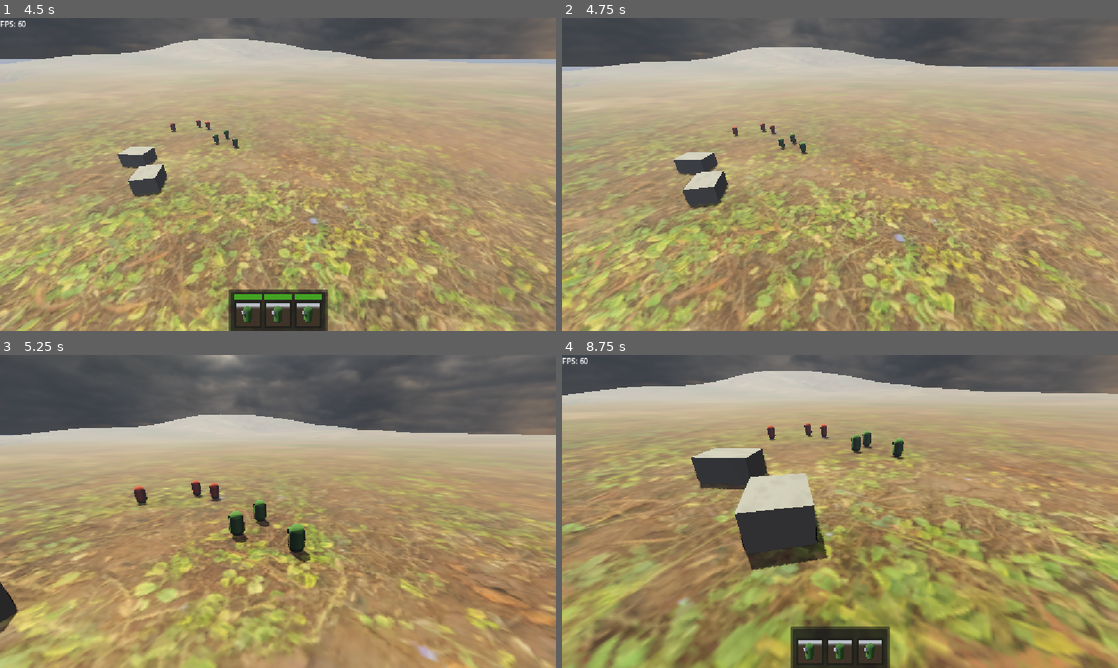
Above: before the commit, frames 1-4 (two rows, left to right).
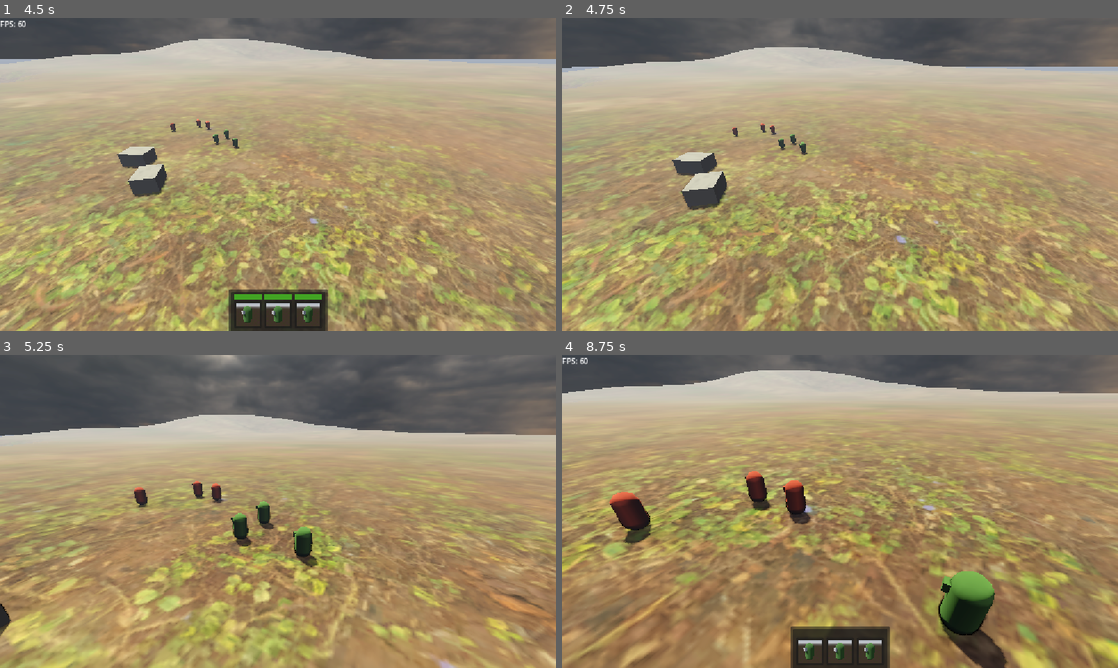
Above: after the commit, the same moments.

Repository: ssammarshall/RTS
Game: Godot game, scene res://world/maps/map_0.tscn
Same seed, same stepped clock (60 frames per second), same inputs: the game is played once before the commit and once after it. Sound files missing from this copy of the repository are replaced by a short silence.
Inputs (mouse positions are in pixels of both pictures, inside the frame that each line leads up to):
- Up to frame 1 (4.5 s): click (250, 315) at 0.52 s; tap Enter (Enter) at 1.25 s; move the mouse to (400, 158) at 1.27 s; hold A (A) 1.28-2 s; click (400, 158) at 1.42 s; tap D (D) at 1.55 s; drag from (166, 190) to (250, 237) at 2.02 s; move the mouse to (333, 105) at 2.77 s; hold E (E) 2.78-3.5 s; tap R (R) at 3.05 s; drag from (250, 237) to (111, 127) at 3.52 s; move the mouse to (444, 221) at 4.27 s; hold Backspace (Backspace) from 4.28 s (still down); hold S (S) from 4.28 s (still down)
- Up to frame 2 (4.75 s): keep holding Backspace (Backspace); keep holding S (S); tap V (V) at 4.55 s
- Up to frame 3 (5.25 s): keep holding Backspace (Backspace); move the mouse to (233, 508) at 5.02 s; release S (S) at 5.03 s; tap V (V) at 5.1 s
- Up to frame 4 (8.75 s): tap W (W) at 5.3 s; move the mouse to (845, 511) at 5.77 s; hold W (W) 5.78-6.5 s; tap X (X) at 6.05 s; release Backspace (Backspace) at 6.5 s; drag from (756, 433) to (728, 527) at 6.52 s; move the mouse to (962, 495) at 7.27 s; hold Z (Z) 7.28-8 s; tap A (A) at 7.55 s; drag from (728, 527) to (812, 574) at 8.02 s

Frame 1 is identical in both runs. In frame 2, 12% of the frame differs, in the area x 0-100%, y 9-100%; in frame 3, 19%; in frame 4, 42%, in the area x 0-100%, y 4-100%.

Commit message:
Change: swap flight time determined by distance; wind plays every flight, to and from the unit regardless of distance

Diff:
--- a/camera/modules/third_person_camera.gd
+++ b/camera/modules/third_person_camera.gd
@@ -3,7 +3,9 @@
 # the terrain and buildings, and the camera's h_offset puts the unit off to one side. Flying in blends the RTS camera
 # (arm 0) into that; flying out blends back to the RTS height and pitch it came from, centred on the unit.
 
-const FLY_TIME := 0.8
+const MIN_FLY_TIME := 0.6
+const MAX_FLY_TIME := 1.0
+const FAR_FLIGHT := 100.0
 const PITCH := -0.3
 const MIN_PITCH := -1.3
 const MAX_PITCH := 0.4
@@ -15,13 +17,13 @@
 const ZOOM_RATE := 10.0
 const LOOK := 0.0025
 const MIN_RTS_HEIGHT := 10.0
-const WIND_DISTANCE := 40.0
-const WIND_SPEED := 120.0
+const WIND_VOLUME := -8.0
 
 enum Flight { NONE, IN, OUT }
 
 var distance := 5.0
 var flight := Flight.NONE
+var fly_time := 0.0
 var _t := 0.0
 var _from_position := Vector3.ZERO
 var _from_pitch := 0.0
@@ -31,13 +33,11 @@
 var _rts_pitch := 0.0
 var _spot := Vector3.ZERO
 var _rise := 0.0
-var _last_eye := Vector3.ZERO
 
 func fly_in(camera_rig: CameraRig) -> void:
 	_rts_height = camera_rig.user.global_position.y
 	_rts_pitch = camera_rig.rotation.x
 	_start(camera_rig, Flight.IN)
-	if camera_rig.wind.stream and _last_eye.distance_to(_spot) > WIND_DISTANCE: camera_rig.wind.play()
 
 func fly_out(camera_rig: CameraRig) -> void:
 	if flight != Flight.OUT: _start(camera_rig, Flight.OUT)
@@ -61,15 +61,12 @@
 		return
 	_t += delta
 	var into := flight == Flight.IN
-	var blend := smoothstep(0.0, FLY_TIME, _t)
+	var blend := smoothstep(0.0, fly_time, _t)
 	camera_rig.user.global_position = _from_position.lerp(pivot if into else _rts_spot(camera_rig), blend)
 	camera_rig.rotation.x = lerpf(_from_pitch, PITCH if into else _rts_pitch, blend)
 	arm.spring_length = lerpf(_from_arm, distance if into else 0.0, blend)
 	camera_rig.camera.h_offset = lerpf(_from_shoulder, SHOULDER if into else 0.0, blend)
-	var eye := camera_rig.camera.global_position
-	if camera_rig.wind.playing: camera_rig.wind.volume_db = linear_to_db(clampf(eye.distance_to(_last_eye) / delta / WIND_SPEED, 0.01, 1.0))
-	_last_eye = eye
-	if _t < FLY_TIME: return
+	if _t < fly_time: return
 	flight = Flight.NONE
 	camera_rig.wind.stop()
 	if not into: camera_rig.land()
@@ -81,8 +78,14 @@
 	_from_pitch = camera_rig.rotation.x
 	_from_arm = camera_rig.spring_arm.spring_length
 	_from_shoulder = camera_rig.camera.h_offset
-	_last_eye = camera_rig.camera.global_position
 	_track(camera_rig)
+	var to := _spot + Vector3.UP * _rise if kind == Flight.IN else _rts_spot(camera_rig)
+	fly_time = lerpf(MIN_FLY_TIME, MAX_FLY_TIME, clampf(_from_position.distance_to(to) / FAR_FLIGHT, 0.0, 1.0))
+	var wind := camera_rig.wind
+	if not wind.stream: return
+	wind.pitch_scale = wind.stream.get_length() / fly_time
+	wind.volume_db = WIND_VOLUME
+	wind.play()
 
 # Where the unit is, or was when it left.
 func _track(camera_rig: CameraRig) -> void:
Not shown, changed: camera/wind_placeholder.wav
